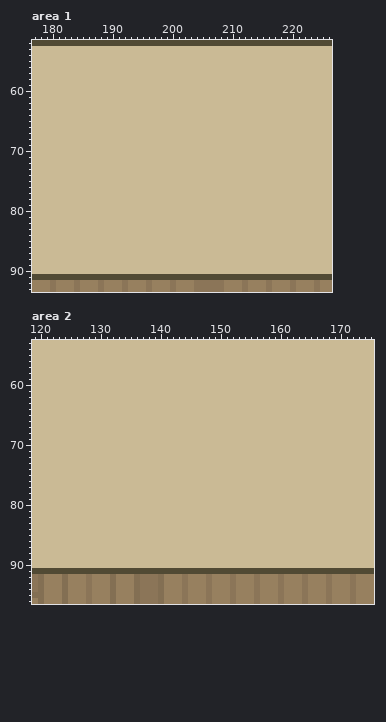
One commit to this pixel-art file: assets/02_architecture/03_brewery/fullScene.aseprite. Above is the file before it was changed.
640x360 pixels, 1 frame. Colours within 5 levels of each other are drawn and written as one. Shown: area 1: x 177..226, y 52..93; area 2: x 119..175, y 53..96.
The same view after the edit:
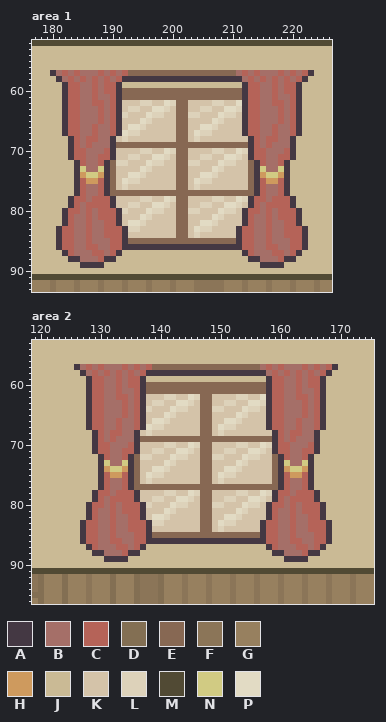
Palette (. is transparent): A #443843  B #a56f68  C #b56358  D #836f53  E #876853  F #8b7558  G #97805f  H #ce9a5e  J #caba95  K #d4c3a9  L #ddd2ba  M #514a34  N #d1cb83  P #e2dbc4
From the commit log: fenetre brasserie
Difference:
layer "fenetre" now shown
layer "rideaux" now shown
Changed rows in their new state; - is an unchanged pixel.
Area 1, layers "rideaux", "fenetre":
first column x 180:
57 ABCBCBBBCBCBCEEEEEEEEEEEEEEEEEEBCBCBBBCBCBCA
58 -ABCBCBCBCBCAAAAAAAAAAAAAAAAAAAABCBCBCBCBCA-
59 --ACCBBCBCCA--------------------ACCBBCBCCA--
60 --ACCBBCBCCAEEEEEEEEEEEEEEEEEEEEACCBBCBCCA--
61 --ACCBBCBBCAEEEEEEEEEEEEEEEEEEEEACCBBCBBCA--
62 --ACCBBCCBCAKKKLLKKPLEEKKKKLLKKPACCBBCCBCA--
63 --ACCBBBCBCAKLLKKPPLKEEKKLLKKPPLACCBBBCBCA--
64 --ACCBBBCBCALKKKPLLKKEELLKKKPLLKACCBBBCBCA--
65 --ACCBBBCBCAKKKPLKKKKEEKKKKPLKKKACCBBBCBCA--
66 --ACCBBCBBCAKPPLKKKKKEEKKPPLKKKKACCBBCBBCA--
67 --ACCBBCBBCAPLLKKKKKKEEKPLLKKKKKACCBBCBBCA--
68 ---ACBCCBBAKLKKKKKKKKEEKLKKKKKKKKACBCCBBA---
69 ---ACBCBBBAEEEEEEEEEEEEEEEEEEEEEEACBCBBBA---
70 ---ACCBBBCAKKKKLLKKPLEEKKKKLLKKPLACCBBBCA---
71 ---ACCBBCCAKKLLKKPPLKEEKKLLKKPPLKACCBBCCA---
72 ----ACBBCAELLKKKPLLKKEELLKKKPLLKKEACBBCA----
73 ----ANBBNAEKKKKPLKKKKEEKKKKPLKKKKEANBBNA----
74 ----AHNNHAEKKPPLKKKKKEEKKPPLKKKKKEAHNNHA----
75 ----ACHHCAEKPLLKKKKKKEEKPLLKKKKKKEACHHCA----
76 ----ACBBCAEKLKKKKKKKKEEKLKKKKKKKKEACBBCA----
77 ----ACBBCAEEEEEEEEEEEEEEEEEEEEEEEEACBBCA----
78 ---ACCBCCCAKKKKLLKKPLEEKKKKLLKKPLACCBCCCA---
79 ---ACBCCCCAKKLLKKPPLKEEKKLLKKPPLKACBCCCCA---
80 --ACCBCBCCCALKKKPLLKKEELLKKKPLLKACCBCBCCCA--
81 --ACBBCBCCCAKKKPLKKKKEEKKKKPLKKKACBBCBCCCA--
82 --ACBBCBBCCAKPPLKKKKKEEKKPPLKKKKACBBCBBCCA--
83 -ACCBBCBBCCCALLKKKKKKEEKPLLKKKKACCBBCBBCCCA-
84 -ACCBBCBBCCCAKKKKKKKKEEKLKKKKKKACCBBCBBCCCA-
85 -ACCBBCBBBCCAEEEEEEEEEEEEEEEEEEACCBBCBBBCCA-
86 -ACCBBCCBBCCAAAAAAAAAAAAAAAAAAAACCBBCCBBCCA-
87 --ACBBBCCBCA--------------------ACBBBCCBCA--
88 ---AABBBCAA----------------------AABBBCAA---
89 -----AAAA--------------------------AAAA-----
Area 2, layers "rideaux", "fenetre":
first column x 126:
57 ABCBCBBBCBCBCEEEEEEEEEEEEEEEEEEBCBCBBBCBCBCA
58 -ABCBCBCBCBCAAAAAAAAAAAAAAAAAAAABCBCBCBCBCA-
59 --ACCBBCBCCA--------------------ACCBBCBCCA--
60 --ACCBBCBCCAEEEEEEEEEEEEEEEEEEEEACCBBCBCCA--
61 --ACCBBCBBCAEEEEEEEEEEEEEEEEEEEEACCBBCBBCA--
62 --ACCBBCCBCAKKKLLKKPLEEKKKKLLKKPACCBBCCBCA--
63 --ACCBBBCBCAKLLKKPPLKEEKKLLKKPPLACCBBBCBCA--
64 --ACCBBBCBCALKKKPLLKKEELLKKKPLLKACCBBBCBCA--
65 --ACCBBBCBCAKKKPLKKKKEEKKKKPLKKKACCBBBCBCA--
66 --ACCBBCBBCAKPPLKKKKKEEKKPPLKKKKACCBBCBBCA--
67 --ACCBBCBBCAPLLKKKKKKEEKPLLKKKKKACCBBCBBCA--
68 ---ACBCCBBAKLKKKKKKKKEEKLKKKKKKKKACBCCBBA---
69 ---ACBCBBBAEEEEEEEEEEEEEEEEEEEEEEACBCBBBA---
70 ---ACCBBBCAKKKKLLKKPLEEKKKKLLKKPLACCBBBCA---
71 ---ACCBBCCAKKLLKKPPLKEEKKLLKKPPLKACCBBCCA---
72 ----ACBBCAELLKKKPLLKKEELLKKKPLLKKEACBBCA----
73 ----ANBBNAEKKKKPLKKKKEEKKKKPLKKKKEANBBNA----
74 ----AHNNHAEKKPPLKKKKKEEKKPPLKKKKKEAHNNHA----
75 ----ACHHCAEKPLLKKKKKKEEKPLLKKKKKKEACHHCA----
76 ----ACBBCAEKLKKKKKKKKEEKLKKKKKKKKEACBBCA----
77 ----ACBBCAEEEEEEEEEEEEEEEEEEEEEEEEACBBCA----
78 ---ACCBCCCAKKKKLLKKPLEEKKKKLLKKPLACCBCCCA---
79 ---ACBCCCCAKKLLKKPPLKEEKKLLKKPPLKACBCCCCA---
80 --ACCBCBCCCALKKKPLLKKEELLKKKPLLKACCBCBCCCA--
81 --ACBBCBCCCAKKKPLKKKKEEKKKKPLKKKACBBCBCCCA--
82 --ACBBCBBCCAKPPLKKKKKEEKKPPLKKKKACBBCBBCCA--
83 -ACCBBCBBCCCALLKKKKKKEEKPLLKKKKACCBBCBBCCCA-
84 -ACCBBCBBCCCAKKKKKKKKEEKLKKKKKKACCBBCBBCCCA-
85 -ACCBBCBBBCCAEEEEEEEEEEEEEEEEEEACCBBCBBBCCA-
86 -ACCBBCCBBCCAAAAAAAAAAAAAAAAAAAACCBBCCBBCCA-
87 --ACBBBCCBCA--------------------ACBBBCCBCA--
88 ---AABBBCAA----------------------AABBBCAA---
89 -----AAAA--------------------------AAAA-----
Where, in picture pixels (left, top, right, bottom), the same in both pictures:
changed: (50, 70, 314, 268)
changed: (74, 364, 338, 562)
